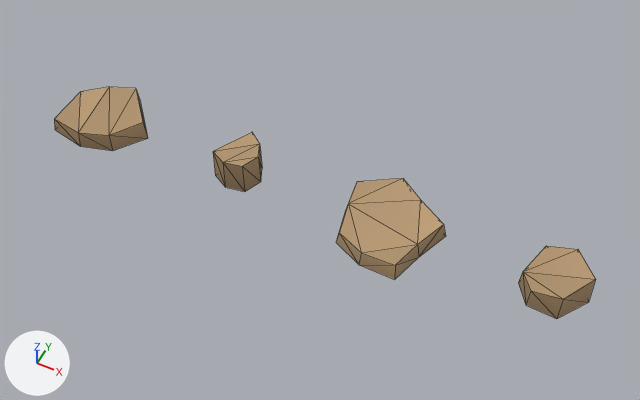
An edit to the glTF model assets/hellrider/environment/pebbles.glb, drawn before and after from the same camera.
One viewpoint serves both versions: a 50 mm camera at (2.4, -4.49, 5.63) aimed at (0.17, -0.03, 0.04). The lights are fixed; the arrows at lower left show +X, +Y and +Z. The older version comes first. Mesh edges are drawn as thin lines. Vertices at exactly the same position are counted once.

The first picture shows 'pebble_0', 'pebble_1', 'pebble_2', 'pebble_3'.
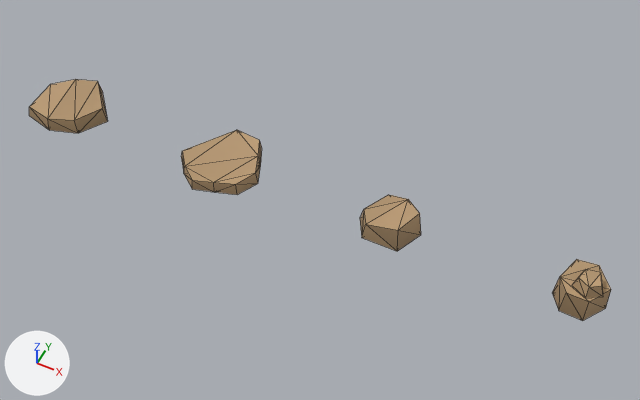
Patch to the scene script:
```diff
--- a/assets/hellrider/environment/pebbles.glb.py
+++ b/assets/hellrider/environment/pebbles.glb.py
@@ me_pebble_0 @@
 # used by ob_pebble_0; location = (-2.0, 0.0, 0.0); scale = (0.22, 0.22, 0.2)
-me_pebble_0.from_pydata(...)  # 14 vertices, 19 faces; spans x -1.9..1.9, y -1.71..1.71, z 0.0..0.94
+me_pebble_0.from_pydata(...)  # 14 vertices, 24 faces; spans x -1.81..1.81, y -1.66..1.66, z 0.0..0.85
+# me_pebble_0 part 1: the whole mesh is rebuilt
 me_pebble_0.materials.append(mat_surface)
@@ me_pebble_1 @@
 # used by ob_pebble_1; location = (-0.6, 0.0, 0.0); scale = (0.22, 0.22, 0.2)
-me_pebble_1.from_pydata(...)  # 12 vertices, 16 faces; spans x -0.9..0.9, y -1.01..1.01, z 0.0..1.54
+me_pebble_1.from_pydata(...)  # 18 vertices, 32 faces; spans x -1.92..1.92, y -1.86..1.86, z 0.0..0.66
+# me_pebble_1 part 2: the whole mesh is rebuilt
 me_pebble_1.materials.append(mat_surface)
@@ me_pebble_2 @@
 # used by ob_pebble_2; location = (0.8, 0.0, 0.0); scale = (0.22, 0.22, 0.2)
-me_pebble_2.from_pydata(...)  # 18 vertices, 25 faces; spans x -2.05..2.05, y -2.19..2.19, z 0.0..0.74
+me_pebble_2.from_pydata(...)  # 12 vertices, 20 faces; spans x -1.31..1.31, y -1.05..1.05, z 0.0..1.41
+# me_pebble_2 part 3: the whole mesh is rebuilt
 me_pebble_2.materials.append(mat_surface)
@@ me_pebble_3 @@
 # used by ob_pebble_3; location = (2.2, 0.0, 0.0); scale = (0.22, 0.22, 0.2)
-me_pebble_3.from_pydata(...)  # 12 vertices, 16 faces; spans x -1.24..1.24, y -1.23..1.23, z 0.0..1.44
+me_pebble_3.from_pydata(...)  # 22 vertices, 33 faces; spans x -1.02..1.02, y -1.0..1.0, z 0.0..1.82
+# me_pebble_3 part 4: the whole mesh is rebuilt
 me_pebble_3.materials.append(mat_surface)
@@ ob_pebble_0 @@
 ob_pebble_0 = bpy.data.objects.new('pebble_0', me_pebble_0)
-ob_pebble_0.location = (-2.0, 0.0, 0.0)
-ob_pebble_0.scale = (0.22, 0.22, 0.2)
+ob_pebble_0.location = (-2.4, 0.0, 0.0)
+ob_pebble_0.scale = (0.2, 0.2, 0.18)
@@ ob_pebble_1 @@
 ob_pebble_1 = bpy.data.objects.new('pebble_1', me_pebble_1)
-ob_pebble_1.location = (-0.6, 0.0, 0.0)
-ob_pebble_1.scale = (0.22, 0.22, 0.2)
+ob_pebble_1.location = (-0.8, 0.0, 0.0)
+ob_pebble_1.scale = (0.2, 0.2, 0.18)
@@ ob_pebble_2 @@
 ob_pebble_2.location = (0.8, 0.0, 0.0)
-ob_pebble_2.scale = (0.22, 0.22, 0.2)
+ob_pebble_2.scale = (0.2, 0.2, 0.18)
@@ ob_pebble_3 @@
 ob_pebble_3 = bpy.data.objects.new('pebble_3', me_pebble_3)
-ob_pebble_3.location = (2.2, 0.0, 0.0)
-ob_pebble_3.scale = (0.22, 0.22, 0.2)
+ob_pebble_3.location = (2.4, 0.0, 0.0)
+ob_pebble_3.scale = (0.2, 0.2, 0.18)
```

What differs and where, as boxes (x1, y1, x2, y2) in the pictures (640 x 400 px):
'pebble_2', reshaped, rescaled (44% narrower, 44% shorter): before (336, 179, 446, 280); after (360, 195, 421, 251)
'pebble_0', reshaped, moved, rescaled (16% narrower, 15% shorter): before (54, 87, 148, 151); after (29, 79, 108, 133)
'pebble_3', reshaped, moved, rescaled (24% narrower, 15% shorter): before (518, 246, 596, 319); after (552, 259, 611, 321)
'pebble_1', reshaped, moved, rescaled (64% wider, 8% taller): before (213, 132, 262, 192); after (181, 130, 262, 195)
